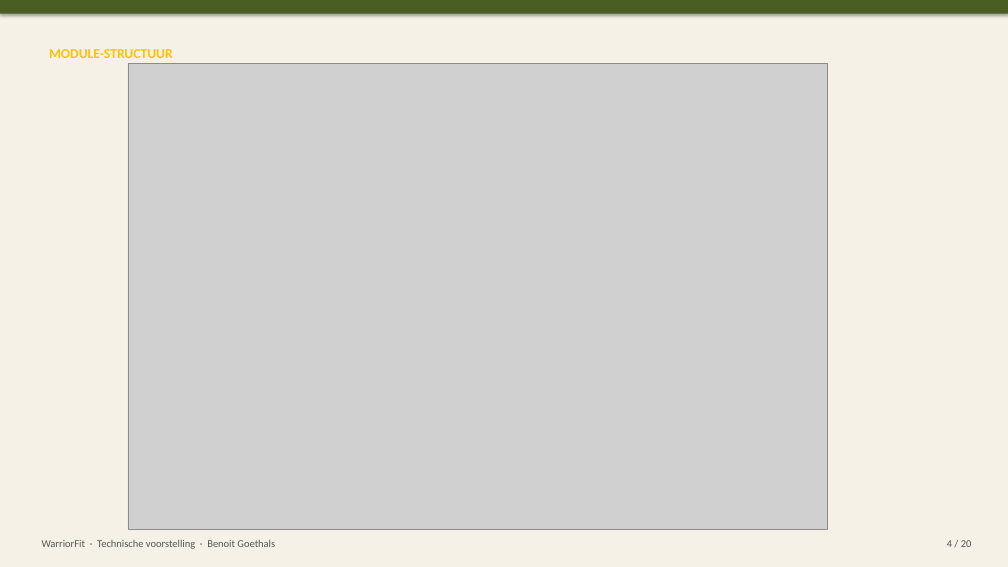
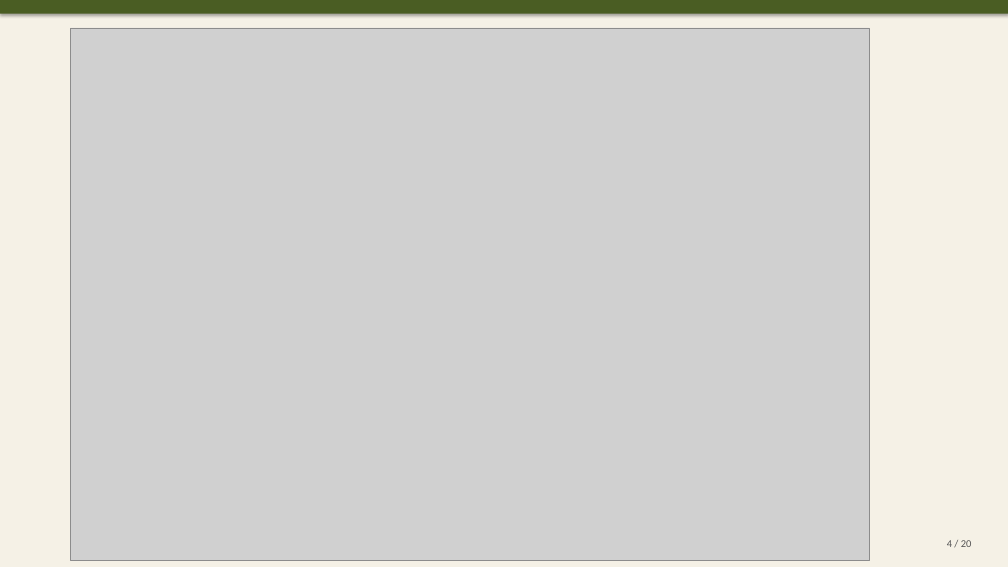
Before and after one commit to BenoitGoethals/WarriorFit, a slide deck: slide 5 of documentation/WarriorFit_Technisch_NL.pptx (slide 4 before the commit). Drawn at 1008x567 pixels with LibreOffice and Linux fonts; fonts in the diff are those of the drawing; grey boxes stand for pictures. Boxes give left, top, right and bottom in pixels: in the first picture for what was removed or moved away, otherwise in the second. Text is boxed around its words. In the diff, an @@ line names an element or a change of style, - is before the commit and + after.

```diff
--- a/documentation/WarriorFit_Technisch_NL.pptx
+++ b/documentation/WarriorFit_Technisch_NL.pptx
@@ picture: place and size @@
-picture at [128,63,827,529]
+picture at [70,28,870,560]
@@ text removed at [49,49,173,58] @@
-MODULE-STRUCTUUR
@@ text removed at [42,540,275,549] @@
-WarriorFit · Technische voorstelling · Benoit Goethals
```
Also in this commit, not shown: 1 slide added, 2 other files.
